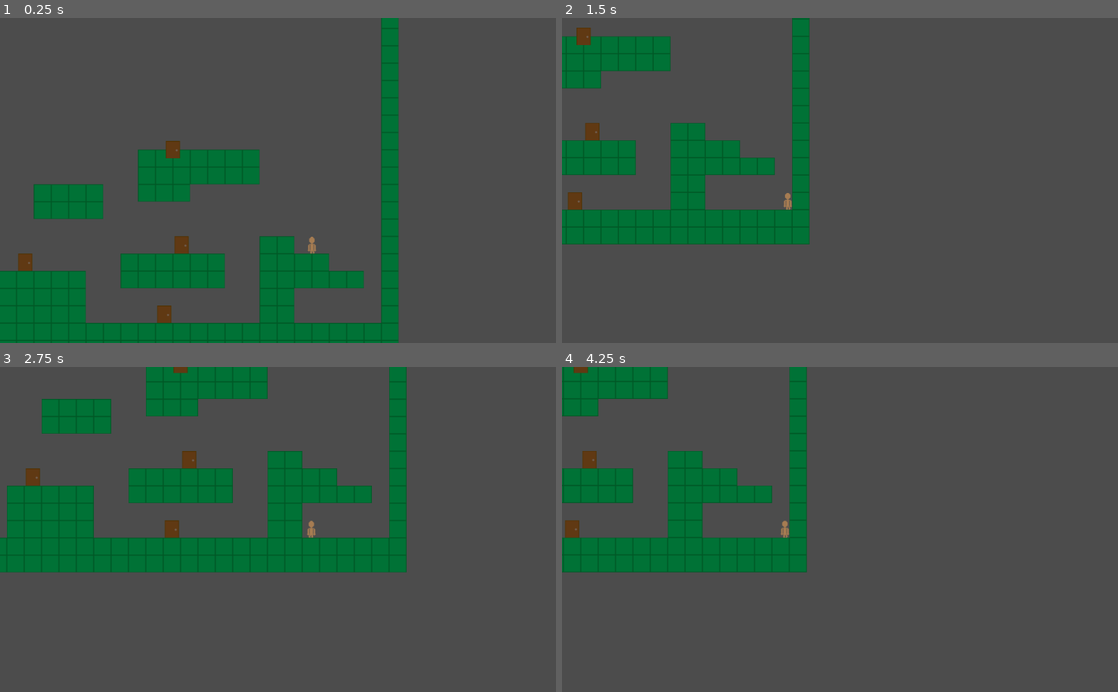
Above: before the commit, frames 1-4 (two rows, left to right).
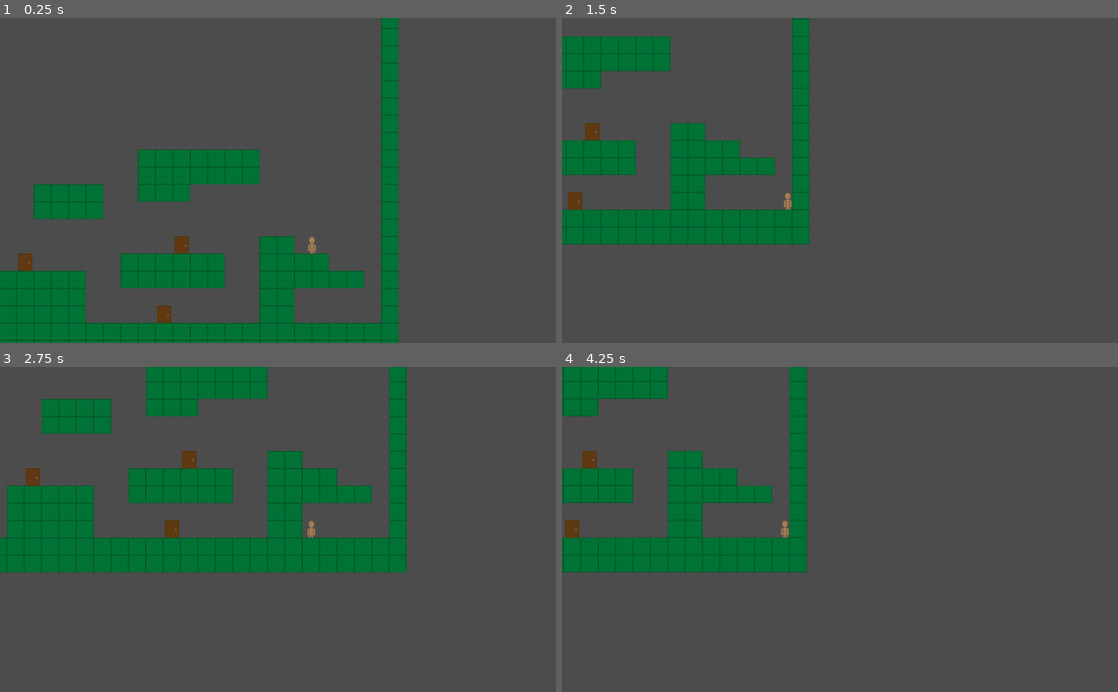
Above: after the commit, the same moments.

Repository: Jantho1990/ld44-janus
Game: Godot game, scene res://screens/MainGame.tscn
Same seed, same stepped clock (60 frames per second), same inputs: the game is played once before the commit and once after it.
Inputs:
- Up to frame 1 (0.25 s): no input
- Up to frame 2 (1.5 s): tap Enter (ui_accept) at 0.5, 0.77 s; hold Right (ui_right) from 0.53 s (still down); tap E (interact) at 0.6, 1.35 s
- Up to frame 3 (2.75 s): tap Enter (ui_accept) at 1.52 s; release Right (ui_right) at 2.03 s; hold Left (ui_left) from 2.03 s (still down); tap E (interact) at 2.1 s
- Up to frame 4 (4.25 s): release Left (ui_left) at 2.78 s; hold Right (ui_right) from 2.78 s (still down); tap E (interact) at 2.85, 3.6 s; tap Enter (ui_accept) at 3.02, 3.77 s

The runs differ from the first frame. In frame 1, 0.1% of the frame differs, in the area x 29-33%, y 37-44%; in frame 2, 0.1%; in frame 3, less than 0.1%; in frame 4, less than 0.1%.

Commit message:
door teleport works but is buggy

Diff:
--- a/maps/WorldMap.gd
+++ b/maps/WorldMap.gd
@@ -80,8 +80,8 @@
 	if active_map != null:
 		# Turn off error messages because collisions are being monitored.
 		# See: https://godotdevelopers.org/forum/discussion/19461/how-do-you-solving-changing-scene-with-collision-is-progress
-		for portal in active_map.portals:
-			portal.monitoring = false
+		for door in active_map.doors:
+			door.monitoring = false
 #		if active_map.has_node("EnemyContainer"):
 #			for enemy in active_map.get_node("EnemyContainer").get_children():
 #				enemy.monitoring = false
@@ -107,6 +107,19 @@
 
 func on_Door_accessed(data):
 	print("Door was accessed: ", data)
+	var current_map_index = data.map_index
+
+	var total_maps = loaded_maps.size()
+
+	var valid = false
+	var new_map_index
+	while not valid:
+		new_map_index = math.rand(1, total_maps)
+		if new_map_index != current_map_index:
+			valid = true
+
+	set_active_map(loaded_maps[new_map_index - 1])
+	active_map.random_spawn($Player)
 
 func on_Entity_spawn(data):
 	var entity = data.entity
--- a/maps/test/TestMap2.tscn
+++ b/maps/test/TestMap2.tscn
@@ -1,11 +1,10 @@
-[gd_scene load_steps=7 format=2]
+[gd_scene load_steps=6 format=2]
 
 [ext_resource path="res://maps/Map.gd" type="Script" id=1]
 [ext_resource path="res://tilesets/placeholder/Placeholder.tres" type="TileSet" id=2]
 [ext_resource path="res://maps/TileMap.gd" type="Script" id=3]
 [ext_resource path="res://entities/generators/DoorGenerator/DoorGenerator.tscn" type="PackedScene" id=4]
 [ext_resource path="res://containers/DoorContainer/DoorContainer.tscn" type="PackedScene" id=5]
-[ext_resource path="res://entities/doors/PlaceholderDoor/PlaceholderDoor.tscn" type="PackedScene" id=6]
 
 [node name="Map" type="Node2D"]
 script = ExtResource( 1 )
@@ -22,6 +21,3 @@
 
 [node name="DoorContainer" parent="." instance=ExtResource( 5 )]
 container_id = "DoorTestMap2"
-
-[node name="Door" parent="." instance=ExtResource( 6 )]
-position = Vector2( 336, 240 )
